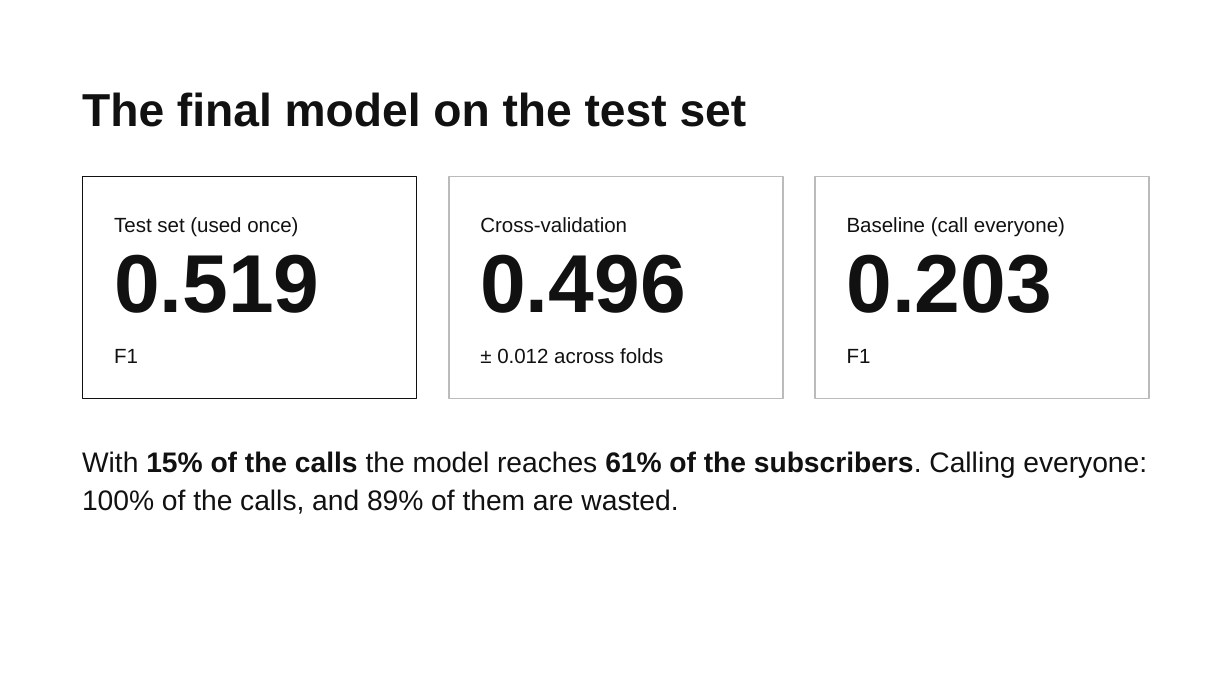
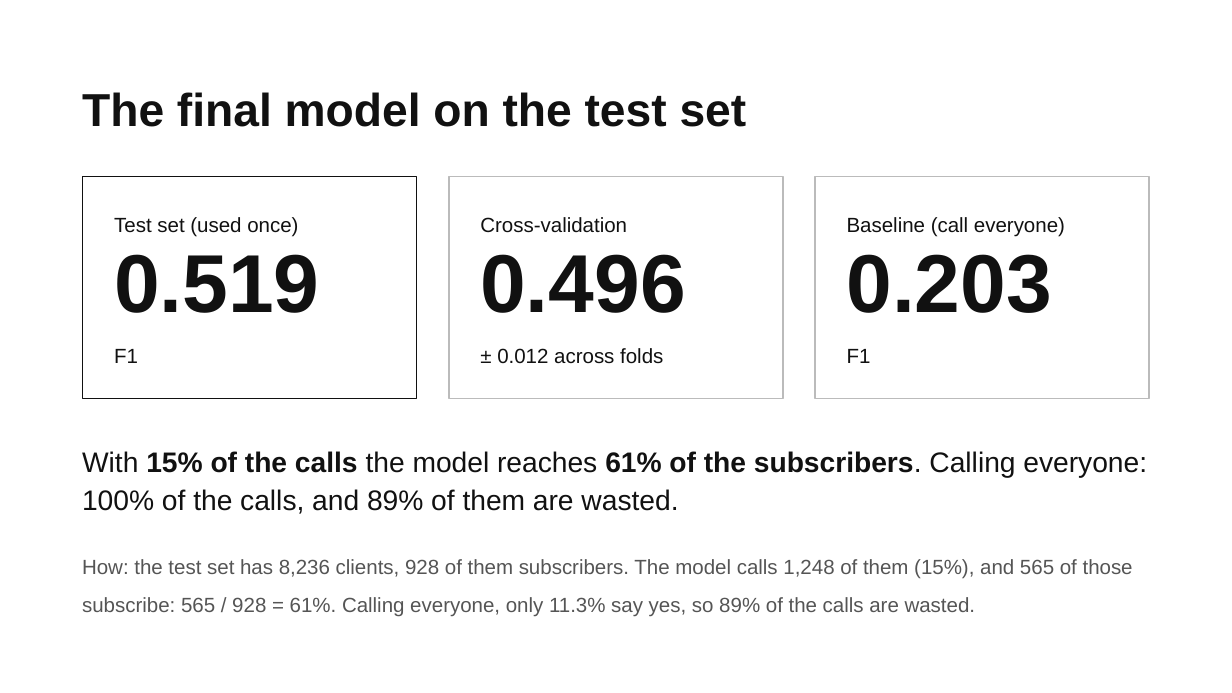
Before and after one commit to TamimWahage/project-2-ml, a slide deck: slide 7 of presentation/Bank Marketing Who Subscribes.pptx. Drawn at 1232x693 pixels with LibreOffice and Linux fonts; fonts in the diff are those of the drawing. Boxes give left, top, right and bottom in pixels: in the first picture for what was removed or moved away, otherwise in the second. Text is boxed around its words. In the diff, an @@ line names an element or a change of style, - is before the commit and + after.

Commit message:
little adjustments to the presentation

```diff
--- a/presentation/Bank Marketing Who Subscribes.pptx
+++ b/presentation/Bank Marketing Who Subscribes.pptx
@@ text added at box(82, 559, 1133, 617), 16 pt, text #555555 @@
+How: the test set has 8,236 clients, 928 of them subscribers. The model calls 1,248 of them (15%), and 565 of those subscribe: 565 / 928 = 61%. Calling everyone, only 11.3% say yes, so 89% of the calls are wasted.
```
Also in this commit, not shown: 1 other file.
